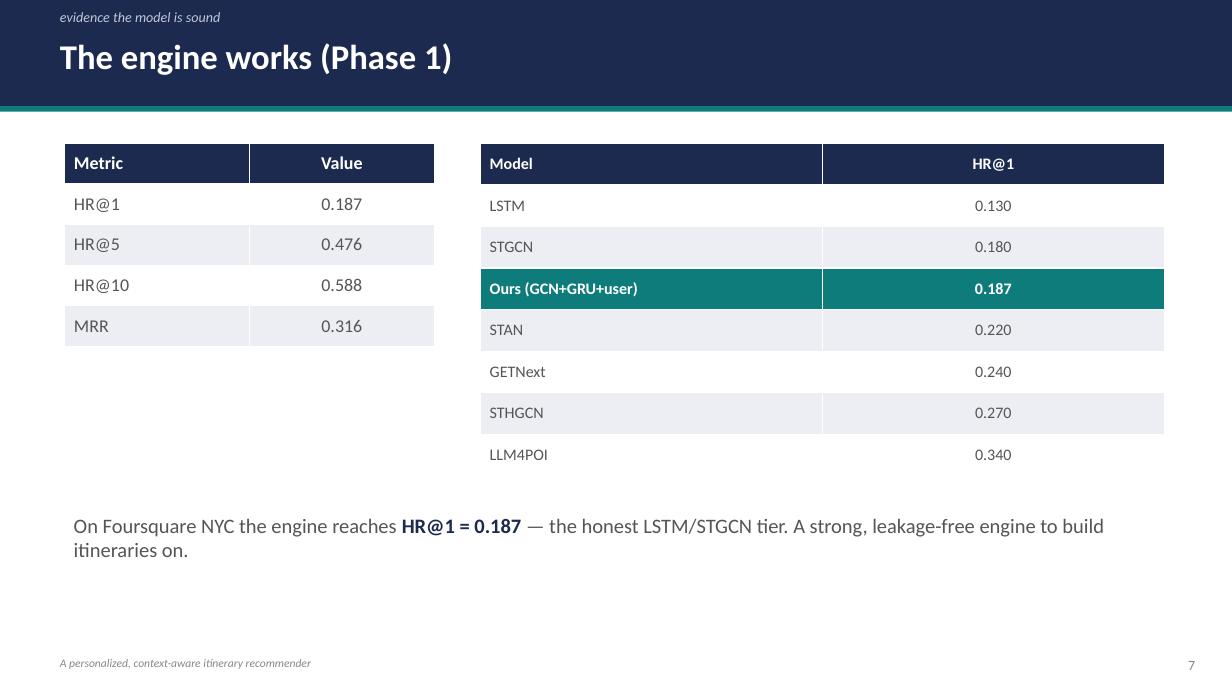
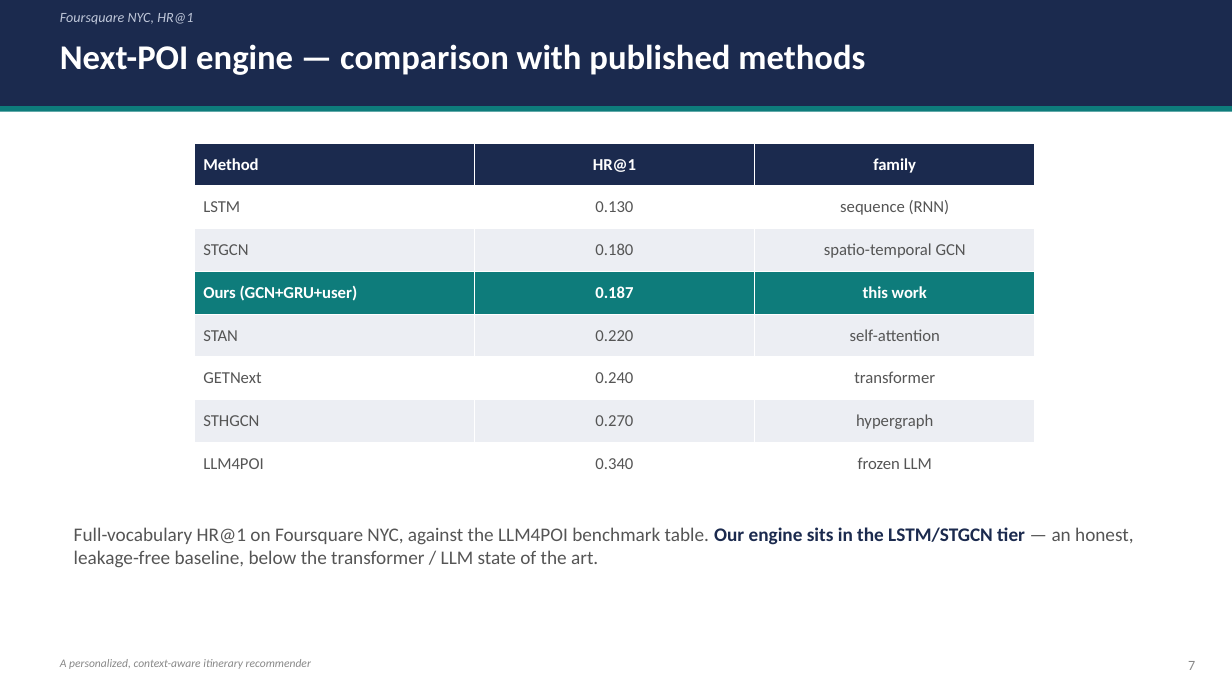
Before and after one commit to 6ym6n/PFE_IMPLEMTATION, a slide deck: slide 7 of presentation/strategy_d/model_slides_lean.pptx. Drawn at 1232x693 pixels with LibreOffice and Linux fonts; fonts in the diff are those of the drawing. Boxes give left, top, right and bottom in pixels: in the first picture for what was removed or moved away, otherwise in the second. Text is boxed around its words. In the diff, an @@ line names an element or a change of style, - is before the commit and + after.

```diff
--- a/presentation/strategy_d/model_slides_lean.pptx
+++ b/presentation/strategy_d/model_slides_lean.pptx
@@ text at (60, 13, 193, 24): text changed @@
-evidence the model is sound
+Foursquare NYC, HR@1
@@ text at (60, 44, 865, 75): text changed @@
-The engine works (Phase 1)
+Next-POI engine — comparison with published methods
@@ table removed at (65, 143, 434, 347), 5 rows, 2 columns @@
-Metric | Value
-HR@1 | 0.187
-HR@5 | 0.476
-HR@10 | 0.588
-MRR | 0.316
@@ table at (194, 143, 1034, 485) @@
-column 1, row 1: Model
+column 1, row 1: Method
+column 3: family | sequence (RNN) | spatio-temporal GCN | this work | self-attention | transformer | hypergraph | frozen LLM
@@ table: place and size @@
-table at (481, 143, 1165, 476)
+table at (194, 143, 1034, 485)
@@ text at (74, 527, 1133, 568): text changed; size 16 to 15 pt @@
-On Foursquare NYC the engine reaches HR@1 = 0.187 — the honest LSTM/STGCN tier. A strong, leakage-free engine to build itineraries on.
+Full-vocabulary HR@1 on Foursquare NYC, against the LLM4POI benchmark table. Our engine sits in the LSTM/STGCN tier — an honest, leakage-free baseline, below the transformer / LLM state of the art.
```
Also in this commit, not shown: 1 slide added, 1 slide removed, 2 other files.
